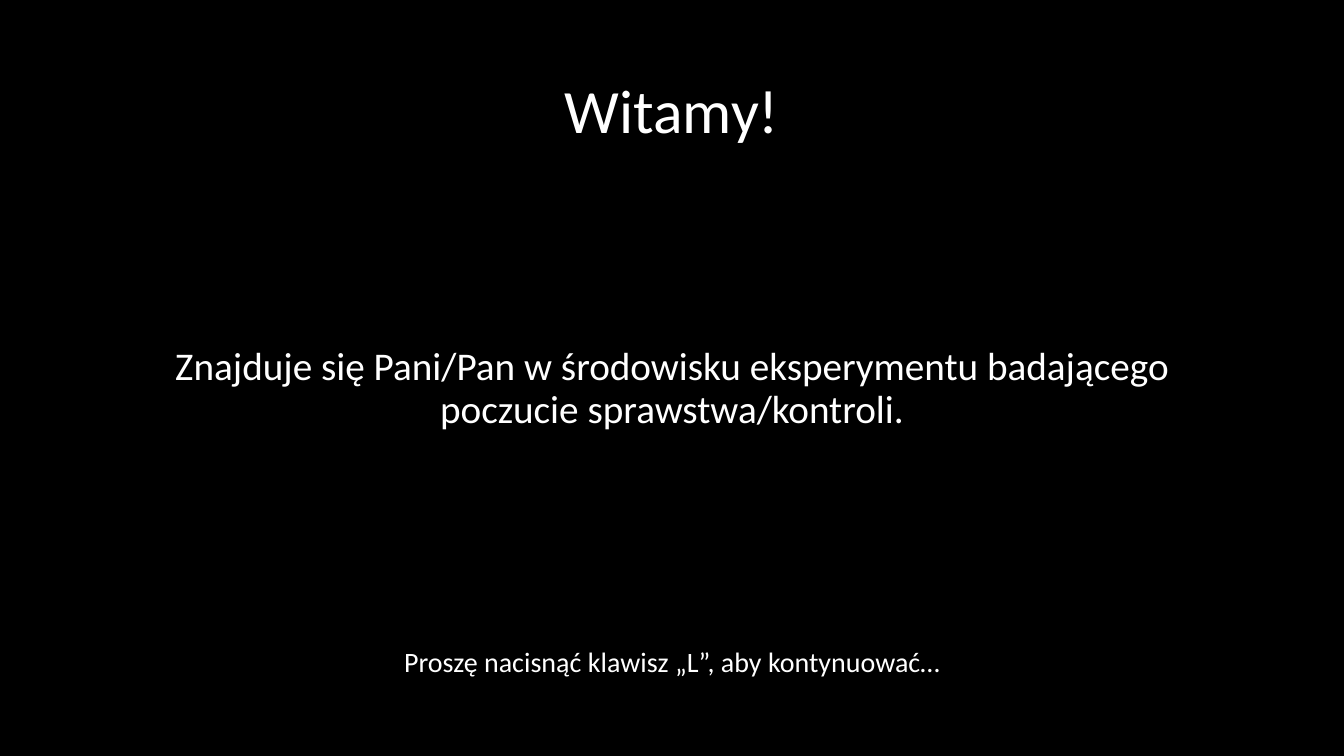
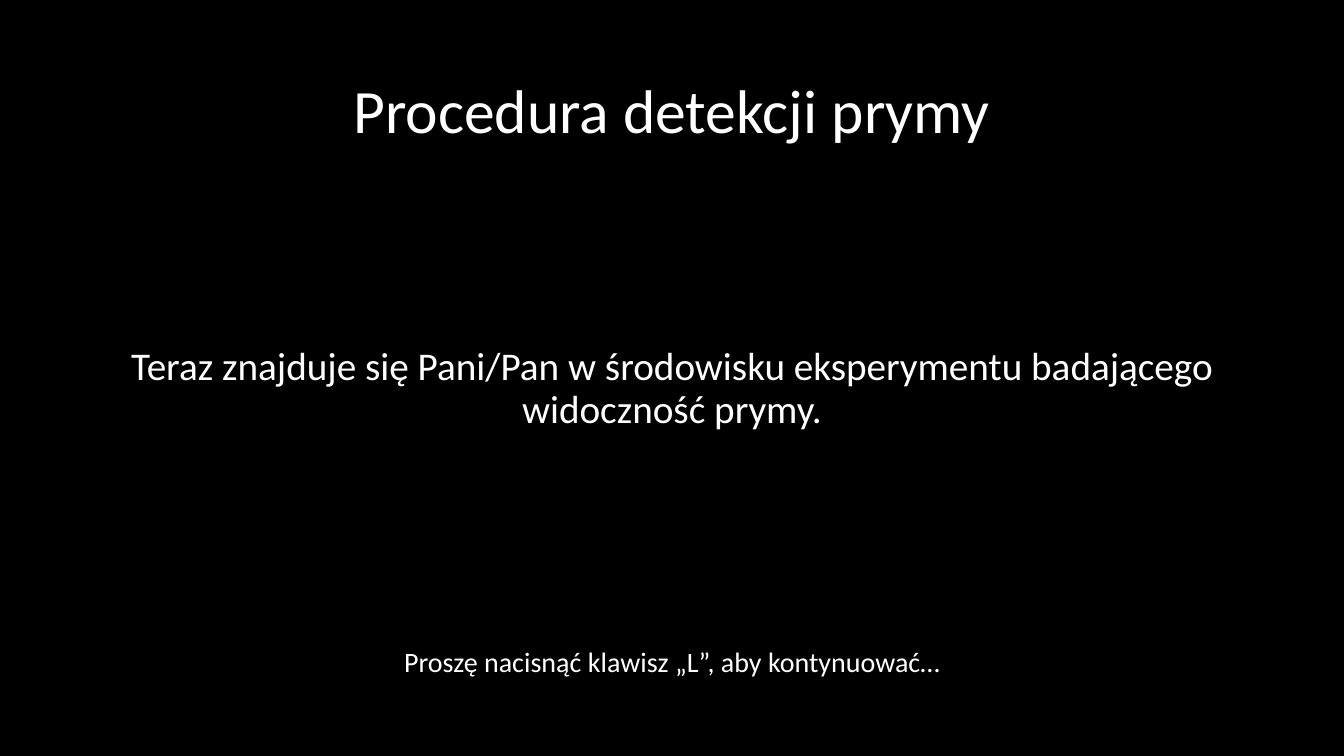
Before and after one commit to mmagnuski/senofag, a slide deck: slide 1 of EPRIME procedura png/Slajdy_Dprime.pptx (slide 3 before the commit). Drawn at 1344x756 pixels with LibreOffice and Linux fonts; fonts in the diff are those of the drawing. Boxes give left, top, right and bottom in pixels: in the first picture for what was removed or moved away, otherwise in the second. Text is boxed around its words. In the diff, an @@ line names an element or a change of style, - is before the commit and + after.

```diff
--- a/EPRIME procedura png/Slajdy_Dprime.pptx
+++ b/EPRIME procedura png/Slajdy_Dprime.pptx
@@ title at bbox=[353, 90, 990, 144]: text changed @@
-Witamy!
+Procedura detekcji prymy
@@ text at bbox=[131, 352, 1213, 430]: text changed @@
-Znajduje się Pani/Pan w środowisku eksperymentu badającego poczucie sprawstwa/kontroli.
+Teraz znajduje się Pani/Pan w środowisku eksperymentu badającego widoczność prymy.
```
Also in this commit, not shown: 1 other slide changed, 9 slides added, 5 slides removed, 16 other files.
